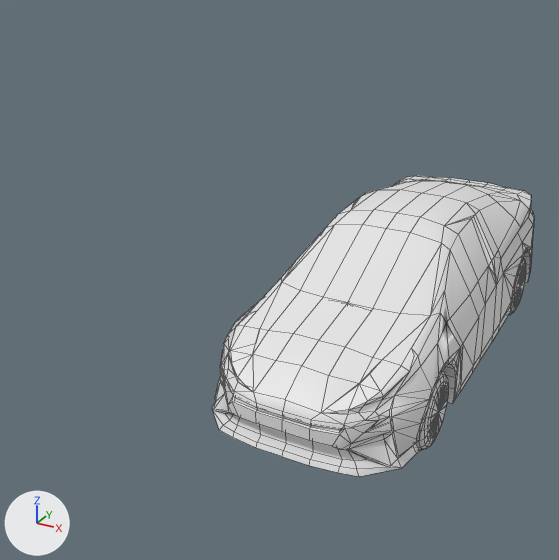
A saved change to the OBJ model Assets/Action/cars/prius2.obj.
Rendered twice from a camera (50 mm lens) standing at (2.24, -6.39, 3.66) and looking at (-1.18, -0.17, 0.55). Arrows for +X, +Y and +Z are at lower left; the lights stay in place. Mesh edges are drawn as thin lines. Where no turn or scale is listed for an object, it has been applied to the vertices. Vertices at the same position are counted once.

The first picture shows 'prius2'.
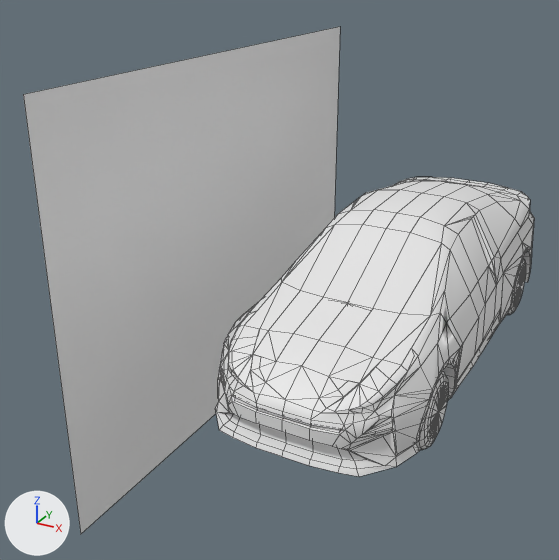
Boxes [x1, y1, x2, y2] around the edits, measured in the pictures (559 x 560 px; the box of a moved part takes in the faces that stretch with it):
```json
{"object": "prius2", "change": "reshaped", "before": [212, 176, 534, 477], "after": [23, 27, 534, 534], "on screen": "59% wider, 68% taller"}
{"part": 1, "of": "me_prius2", "change": "moved or reshaped", "before": [212, 176, 534, 477], "after": [216, 177, 534, 477]}
{"part": 2, "of": "me_prius2", "change": "added", "after": [23, 27, 340, 534]}
```

Scene script edits in JSON lines:
```json
{"block": "me_prius2", "where": "# used by ob_prius2; location = (0.0, 0.0, 0.0)"}
{"op": "remove", "block": "me_prius2", "code": "me_prius2.from_pydata(...)  # 1949 vertices, 2431 faces; spans x -0.88..0.88, y -2.27..2.26, z 0.0..1.45"}
{"op": "add", "block": "me_prius2", "code": "me_prius2.from_pydata(...)  # 2056 vertices, 2564 faces; spans x -2.0..0.88, y -2.42..2.9, z -1.28..2.67"}
{"block": "me_prius2", "change": "me_prius2 part 1: 40 vertices moved from x -0.88..0.88, y -2.23..2.25, z 0.19..1.14 to x -0.86..0.86, y -2.23..2.15, z 0.19..1.14; 88 vertices removed from x -0.88..0.88, y -2.2..2.26, z 0.19..1.12; 191 vertices added at x -0.88..0.88, y -2.21..2.25, z 0.19..1.1"}
{"block": "me_prius2", "change": "me_prius2 part 2: 4 vertices added at x -2.0, y -2.42..2.9, z -1.28..2.67"}
```
